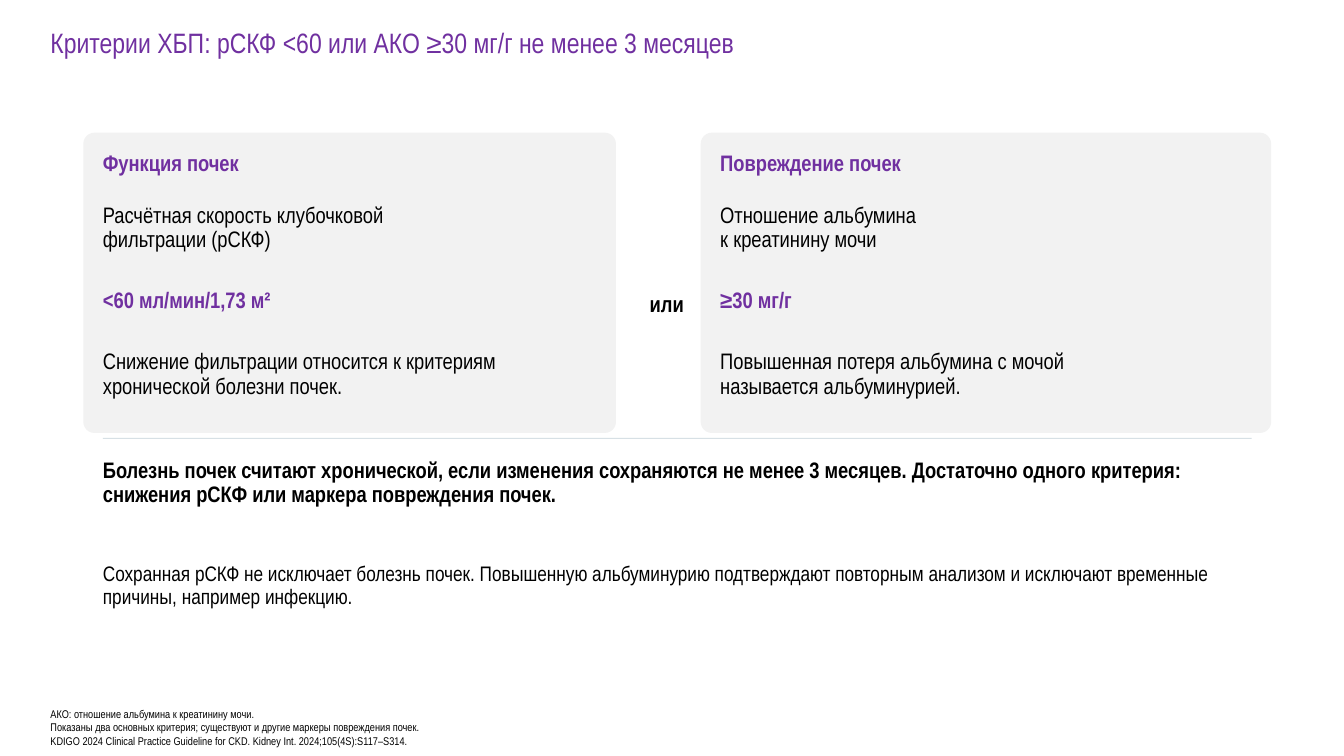
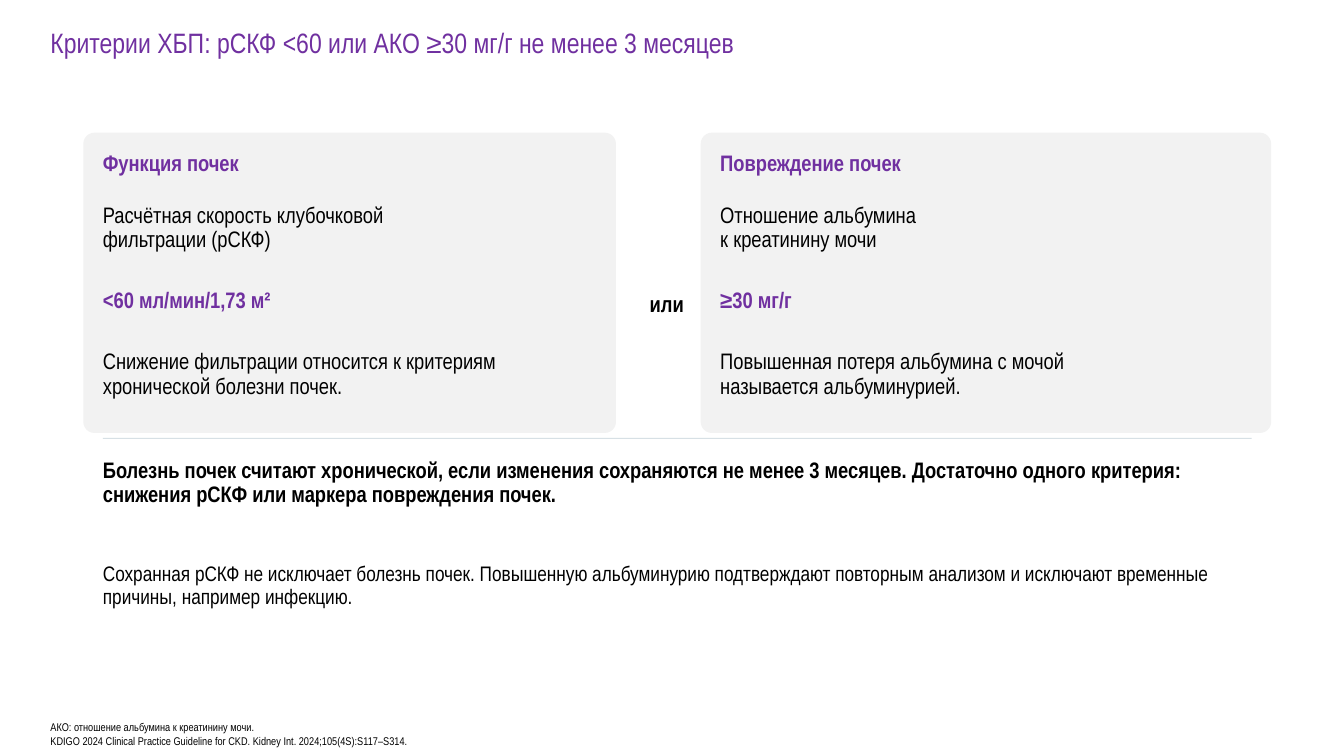
Before and after one commit to drabdulbosit1-eng/my-test-cloud, a slide deck: slide 9 of finerenone/Finerenone_Levin_reviewed.pptx. Drawn at 1344x756 pixels with LibreOffice and Linux fonts; fonts in the diff are those of the drawing. Boxes give left, top, right and bottom in pixels: in the first picture for what was removed or moved away, otherwise in the second. Text is boxed around its words. In the diff, an @@ line names an element or a change of style, - is before the commit and + after.

```diff
--- a/finerenone/Finerenone_Levin_reviewed.pptx
+++ b/finerenone/Finerenone_Levin_reviewed.pptx
@@ text "АКО: отношение альбумина к креатинину ...": place and size @@
-text "АКО: отношение альбумина к креатинину ..." at box(50, 710, 419, 748)
+text "АКО: отношение альбумина к креатинину ..." at box(50, 723, 407, 748)
@@ text at box(50, 723, 419, 734): paragraph removed @@
-Показаны два основных критерия; существуют и другие маркеры повреждения почек.
```
Also in this commit, not shown: 24 other slides changed, 1 other file.
